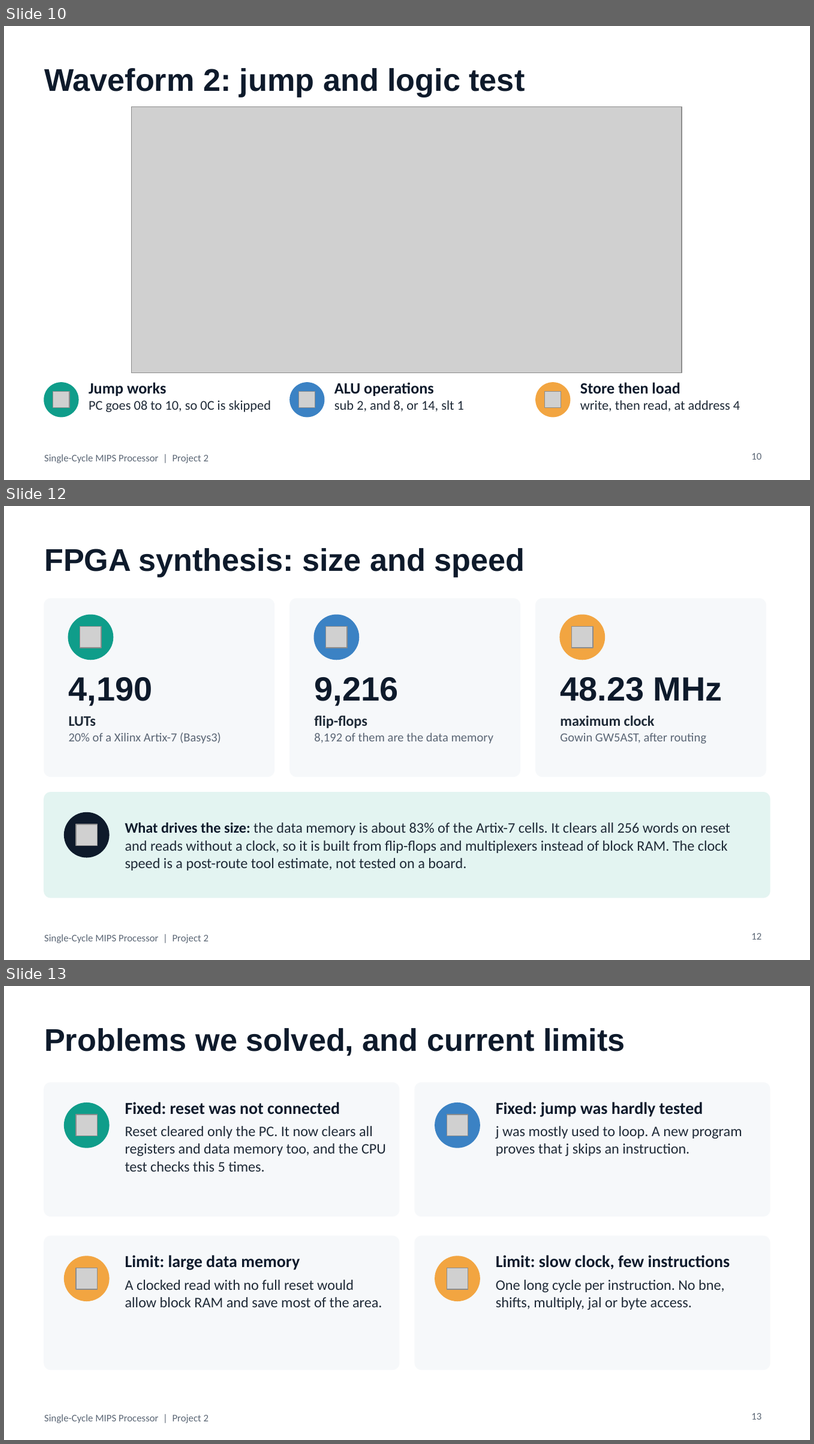
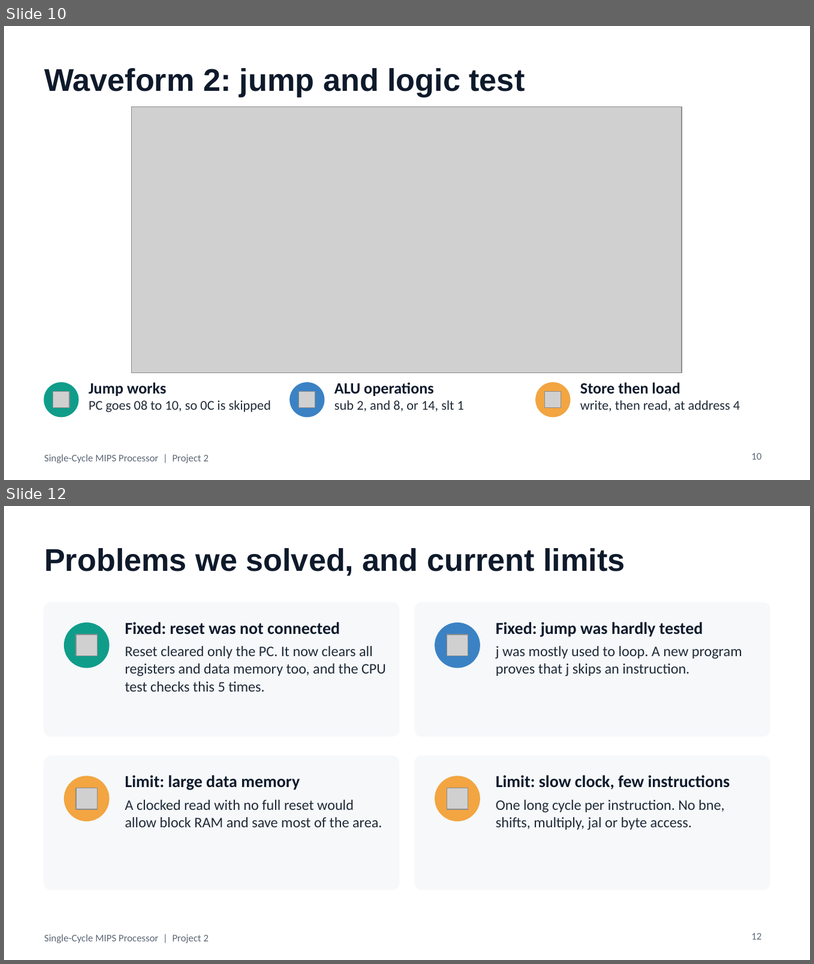
Before and after one commit to Jgauri24/mca_project, a slide deck: presentation/MIPS_Single_Cycle_Presentation.pptx. Shown one above the other, each under a label of ours: slides 10, 12 and 13 before the commit, slides 10 and 12 after it; the slides between them are not shown. The pictures are 814x1444 and 814x964 pixels, drawn with LibreOffice and Linux fonts; fonts in the diff are those of the drawing; grey boxes stand for pictures. Boxes give left, top, right and bottom in pixels: in the first picture for what was removed or moved away, otherwise in the second. Text is boxed around its words. In the diff, an @@ line names an element or a change of style, - is before the commit and + after.

Commit message:
docs(presentation): remove multi-cycle CPI callout and FPGA synthesis slide
Deck is now 13 slides.

```diff
--- a/presentation/MIPS_Single_Cycle_Presentation.pptx
+++ b/presentation/MIPS_Single_Cycle_Presentation.pptx
@@ slide 12 removed at <box>4,506,810,960</box>, background #FFFFFF; not listed: 1 template element that a slide beside it also shows @@
@@ title removed at <box>44,548,525,577</box> @@
-FPGA synthesis: size and speed
@@ rounded rectangle removed at <box>44,599,274,776</box> @@
@@ rounded rectangle removed at <box>290,599,520,776</box> @@
@@ rounded rectangle removed at <box>536,599,766,776</box> @@
@@ ellipse removed at <box>69,615,113,659</box> @@
@@ picture removed at <box>80,626,101,647</box> @@
@@ ellipse removed at <box>314,615,359,659</box> @@
@@ picture removed at <box>326,626,347,647</box> @@
@@ ellipse removed at <box>560,615,605,659</box> @@
@@ picture removed at <box>572,626,593,647</box> @@
@@ text removed at <box>69,677,153,706</box> @@
-4,190
@@ text removed at <box>314,677,398,706</box> @@
-9,216
@@ text removed at <box>560,677,723,701</box> @@
-48.23 MHz
@@ text removed at <box>69,716,221,744</box> @@
-LUTs
-20% of a Xilinx Artix-7 (Basys3)
@@ text removed at <box>314,715,494,744</box> @@
-flip-flops
-8,192 of them are the data memory
@@ text removed at <box>560,715,707,744</box> @@
-maximum clock
-Gowin GW5AST, after routing
@@ rounded rectangle removed at <box>44,792,770,897</box> @@
@@ ellipse removed at <box>65,813,109,857</box> @@
@@ picture removed at <box>76,824,97,844</box> @@
@@ text removed at <box>125,822,731,870</box> @@
-What drives the size: the data memory is about 83% of the Artix-7 cells. It clears all 256 words on reset and reads without a clock, so it is built from flip-flops and multiplexers instead of block RAM. The clock speed is a post-route tool estimate, not tested on a board.
@@ page number removed at <box>752,933,762,939</box> @@
-12
@@ what was slide 13 is now slide 12 @@
@@ page number at <box>752,933,762,939</box>: text changed @@
-13
+12
```
Also in this commit, not shown: 1 slide changed, 1 other file.
